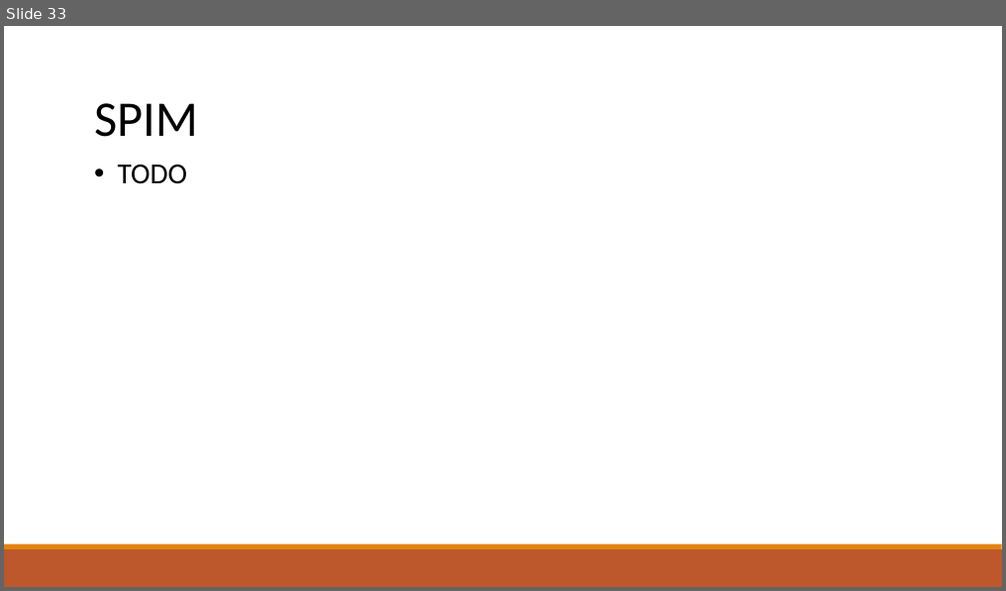
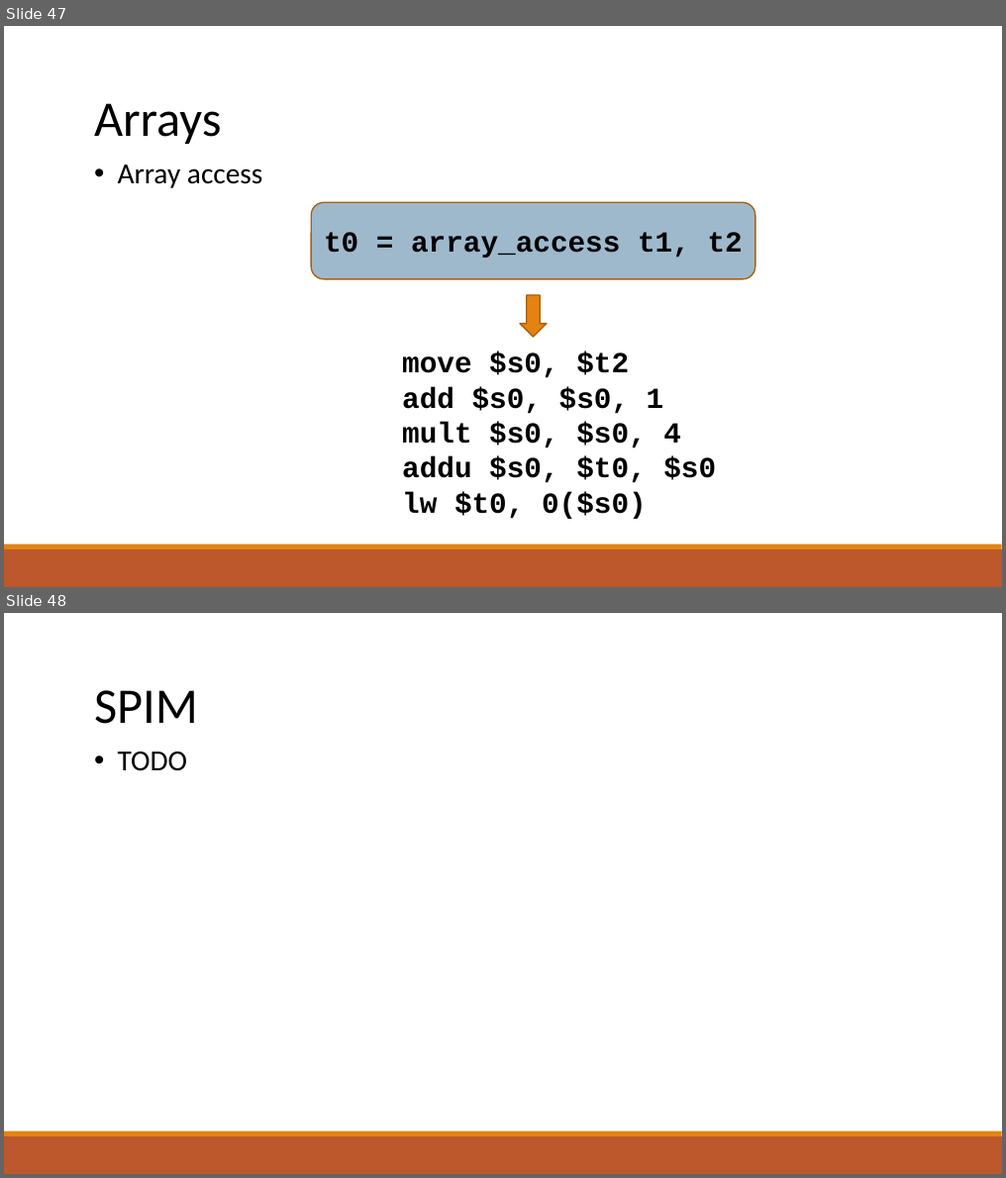
Before and after one commit to raghadzeidan/COMPILATION_TAU_FOR_STUDENTS, a slide deck: new_slides/codegen.pptx. Shown one above the other, each under a label of ours: slide 33 before the commit, slides 47 and 48 after it. The pictures are 1006x591 and 1006x1178 pixels, drawn with LibreOffice and Linux fonts; fonts in the diff are those of the drawing. Boxes give left, top, right and bottom in pixels: in the first picture for what was removed or moved away, otherwise in the second. Text is boxed around its words. In the diff, an @@ line names an element or a change of style, - is before the commit and + after.

```diff
--- a/new_slides/codegen.pptx
+++ b/new_slides/codegen.pptx
@@ slide 47 added at (4, 26, 1002, 587), background #FFFFFF; not listed: 2 template elements that a slide beside it also shows @@
@@ text added at (94, 103, 221, 144), 48 pt, text #000000 @@
+Arrays
@@ text added at (118, 165, 263, 188), 28 pt, text #000000 @@
+• Array access
@@ rounded rectangle added at (311, 202, 754, 279), fill #40749B at 50% opacity, outline #A9610D 1.25 pt, 28 pt, text #000000, bold @@
+t0 = array_access t1, t2
@@ down arrow added at (520, 295, 547, 338), fill #E48312, outline #A9610D 1.25 pt @@
@@ text added at (402, 352, 716, 519), 28 pt, text #000000, bold @@
+move $s0, $t2
+add $s0, $s0, 1
+mult $s0, $s0, 4
+addu $s0, $t0, $s0
+lw $t0, 0($s0)
@@ what was slide 33 is now slide 48 @@
```
Also in this commit, not shown: 1 slide changed, 18 other slides added, 3 slides removed, 1 other file.
